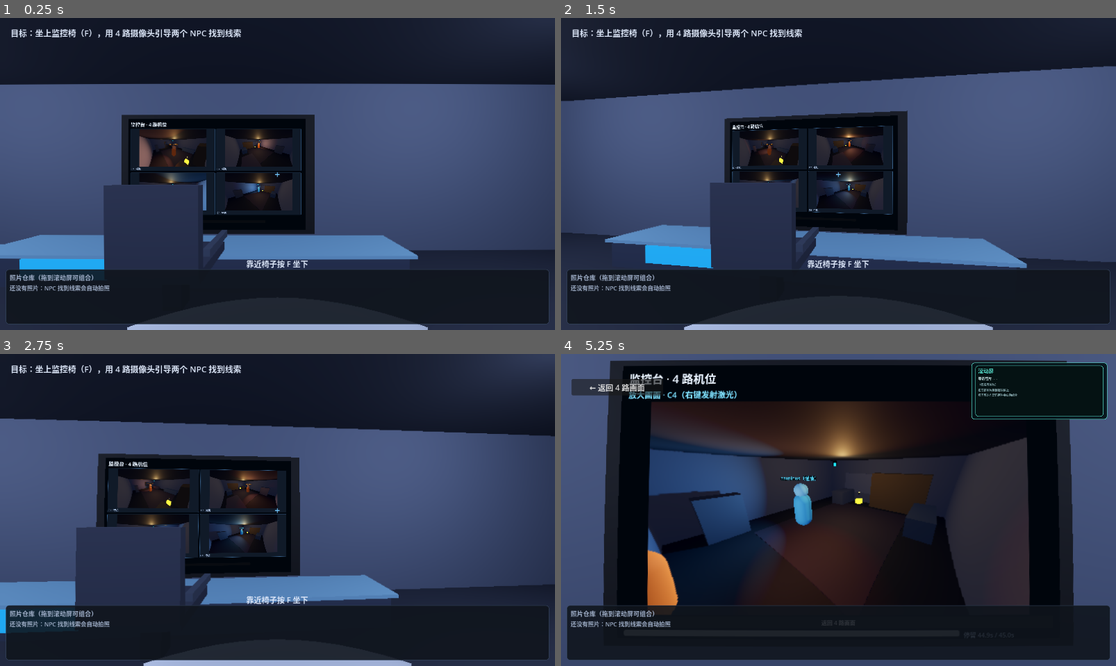
Above: before the commit, frames 1-4 (two rows, left to right).
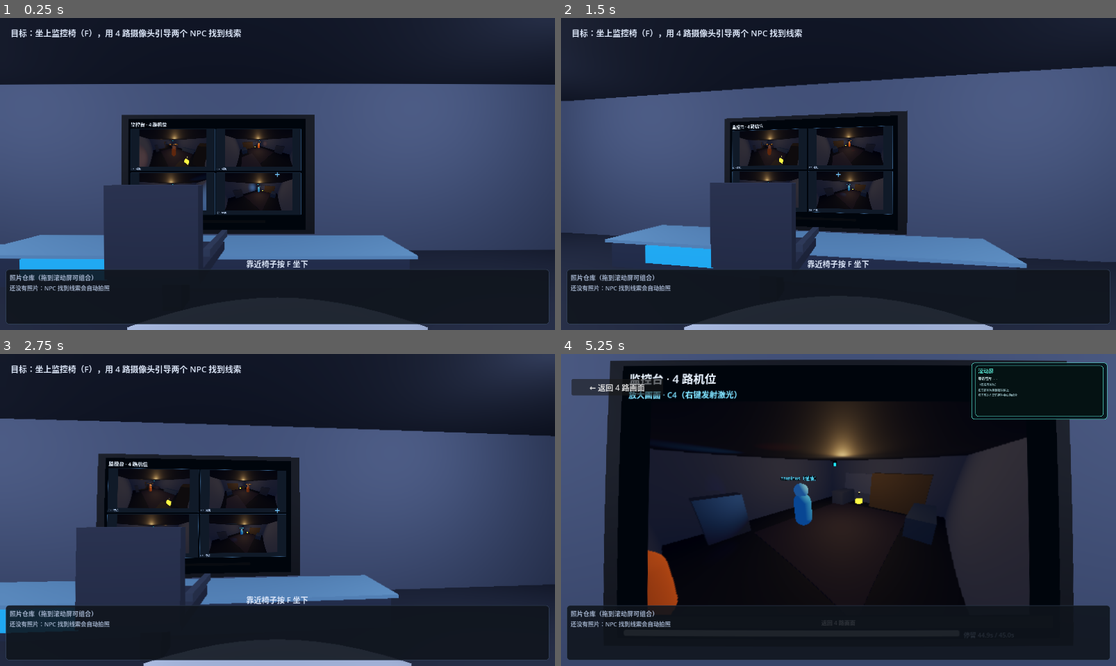
Above: after the commit, the same moments.

Repository: RequieMa/dual-faced-world
Game: Godot game, scene res://scenes/main.tscn
Same seed, same stepped clock (60 frames per second), same inputs: the game is played once before the commit and once after it.
Inputs (mouse positions are in pixels of both pictures, inside the frame that each line leads up to):
- Up to frame 1 (0.25 s): no input
- Up to frame 2 (1.5 s): tap Enter at 0.5 s; move the mouse to (866, 174) at 0.52 s; hold Up from 0.53 s (still down); tap 1 at 0.6 s; click (866, 174) at 0.67 s; tap Space at 0.77 s; move the mouse to (810, 174) at 1.27 s; tap 2 at 1.35 s
- Up to frame 3 (2.75 s): keep holding Up; tap Space at 1.52, 2 s; move the mouse to (288, 503) at 2.02 s; tap 3 at 2.1 s
- Up to frame 4 (5.25 s): tap Enter at 2.75 s; move the mouse to (832, 516) at 2.77 s; tap 4 at 2.85 s; click (832, 516) at 2.92 s; tap Space at 3.02, 3.5, 3.77, 4.52 s; move the mouse to (877, 513) at 3.52 s; tap 0 at 3.6 s; move the mouse to (794, 506) at 4.27 s; tap F at 4.35 s; move the mouse to (866, 510) at 5.02 s; release Up at 5.03 s; hold Down from 5.03 s (still down); tap G at 5.1 s; click (866, 510) at 5.17 s

The runs differ from the first frame. In frame 1, 0.9% of the frame differs, in the area x 25-50%, y 35-62%; in frame 2, 0.3%; in frame 3, 0.7%; in frame 4, 14%, in the area x 15-53%, y 15-81%.

Commit message:
fix: spotlight 缩小并让激光从可见相机模型出发

Diff:
--- a/scripts/room_demo/monitor_ui.gd
+++ b/scripts/room_demo/monitor_ui.gd
@@ -14,6 +14,8 @@
 const COLOR_TEXT := Color(0.86, 0.92, 1.0)
 const COLOR_MUTED := Color(0.58, 0.66, 0.8)
 const COLOR_ACCENT := Color(0.42, 0.82, 1.0)
+# 2D 激光线起点（相对放大画面）：0.5/0.5 = 画面中心 = 相机投影中心。
+const LASER_ORIGIN_UV := Vector2(0.5, 0.5)
 
 var _feeds: Array[Dictionary] = []
 var _feed_buttons: Dictionary = {}
@@ -253,7 +255,7 @@
 		return
 	if _laser_tween != null and _laser_tween.is_valid():
 		_laser_tween.kill()
-	_laser_line.points = PackedVector2Array([_big_feed.size * 0.5, local_point])
+	_laser_line.points = PackedVector2Array([_big_feed.size * LASER_ORIGIN_UV, local_point])
 	_laser_line.modulate.a = 1.0
 	_laser_line.visible = true
 	_laser_tween = create_tween()
--- a/scripts/room_demo/npc_actor.gd
+++ b/scripts/room_demo/npc_actor.gd
@@ -27,6 +27,9 @@
 const EYE_HEIGHT := 1.45
 const WALK_BOB_HEIGHT := 0.018
 const WALK_BOB_FREQ := 7.0
+# 只缩放 SpotLight 的照明范围/角度，不影响 vision_range / 视锥检测参数。
+const SPOT_RANGE_SCALE := 0.6
+const SPOT_ANGLE_SCALE := 0.6
 const LOOK_YAW_DEG := 24.0
 const LOOK_PITCH_DEG := 7.0
 
@@ -500,8 +503,8 @@
 	_spotlight.name = "VisionSpot"
 	_spotlight.light_color = body_color.lightened(0.25)
 	_spotlight.light_energy = 2.0
-	_spotlight.spot_range = vision_range
-	_spotlight.spot_angle = vision_half_angle * 2.0
+	_spotlight.spot_range = vision_range * SPOT_RANGE_SCALE
+	_spotlight.spot_angle = vision_half_angle * 2.0 * SPOT_ANGLE_SCALE
 	_spotlight.spot_angle_attenuation = 1.0
 	_spotlight.shadow_enabled = true
 	_spotlight.shadow_bias = 0.02
@@ -544,8 +547,8 @@
 func _update_vision_visual() -> void:
 	if _spotlight == null:
 		return
-	_spotlight.spot_range = vision_range
-	_spotlight.spot_angle = vision_half_angle * 2.0
+	_spotlight.spot_range = vision_range * SPOT_RANGE_SCALE
+	_spotlight.spot_angle = vision_half_angle * 2.0 * SPOT_ANGLE_SCALE
 	_vision_length = _first_visible_distance()
 	if _cone_visual != null and _cone_visual.mesh is CylinderMesh:
 		var cone_mesh := _cone_visual.mesh as CylinderMesh
--- a/scripts/room_demo/room_demo.gd
+++ b/scripts/room_demo/room_demo.gd
@@ -41,6 +41,8 @@
 const MONITOR_CENTER := Vector3(0, 1.55, -5.81)
 # monitor_viewport 是 1280×800（1.6），QuadMesh 必须保持同样比例，避免画面横向拉伸。
 const MONITOR_SIZE := Vector2(3.52, 2.2)
+# Camera3D 比可见相机模型前移一点，避免镜头被自己的模型挡住。
+const CAMERA_LENS_OFFSET := 0.35
 
 ## 观察室净高 3m；摄像头贴墙装在接近天花板的墙角（y≈2.72），
 ## 俯视房间中心/地面，而不是平视。两台面对面，画面里能看到对面的机位模型。
@@ -251,15 +253,18 @@
 	var camera: Camera3D = feed["camera"]
 	var viewport: SubViewport = feed["viewport"]
 	var screen_point := normalized * Vector2(viewport.size)
-	# screen point -> world：从当前机位相机位置出发，沿该屏幕点的投影方向。
-	var origin: Vector3 = camera.global_position
-	var direction: Vector3 = camera.project_ray_normal(screen_point).normalized()
-	var point := origin + direction * 14.0
-	var query := PhysicsRayQueryParameters3D.create(origin, origin + direction * 40.0)
+	# 先用 Camera3D 的 screen point 射线求准确命中点。
+	var ray_origin: Vector3 = camera.global_position
+	var ray_direction: Vector3 = camera.project_ray_normal(screen_point).normalized()
+	var point := ray_origin + ray_direction * 14.0
+	var query := PhysicsRayQueryParameters3D.create(ray_origin, ray_origin + ray_direction * 40.0)
 	query.collision_mask = 0xFFFFFFFF
 	var hit := get_world_3d().direct_space_state.intersect_ray(query)
 	if not hit.is_empty():
 		point = hit.position
+	# 世界光束从可见相机模型出发，而不是悬在镜头前方 CAMERA_LENS_OFFSET 米。
+	var origin: Vector3 = laser_start_position(camera)
+	var direction: Vector3 = (point - origin).normalized()
 	_spawn_beam(origin, point)
 	var accepted: Array[String] = []
 	for npc in npcs:
@@ -275,11 +280,18 @@
 	return last_laser
 
 
+## 激光世界线/光束的起点：可见相机模型的位置。
+## 想改射线起点，只改这个函数（返回 camera.global_position 就是投影相机位置）。
+func laser_start_position(camera: Camera3D) -> Vector3:
+	var forward := -camera.global_transform.basis.z.normalized()
+	return camera.global_position - forward * CAMERA_LENS_OFFSET
+
+
 func _spawn_beam(from: Vector3, to: Vector3) -> void:
 	var total := from.distance_to(to)
 	if total <= 0.05:
 		return
-	# 无厚度世界线：顶点严格是相机和命中点，避免体积光束在相机内糊屏/起点偏移。
+	# 无厚度世界线：顶点是相机模型和命中点，避免体积光束在相机内糊屏/起点偏移。
 	var line_mesh := ImmediateMesh.new()
 	var line_material := StandardMaterial3D.new()
 	line_material.shading_mode = BaseMaterial3D.SHADING_MODE_UNSHADED
@@ -288,6 +300,7 @@
 	line_material.emission = Color(1.0, 0.04, 0.01)
 	line_material.emission_energy_multiplier = 8.0
 	line_mesh.surface_begin(Mesh.PRIMITIVE_LINES, line_material)
+	# 世界线两个顶点：from 是相机模型起点，to 是命中点；不要再加偏移。
 	line_mesh.surface_add_vertex(from)
 	line_mesh.surface_add_vertex(to)
 	line_mesh.surface_end()
@@ -852,7 +865,7 @@
 		var position: Vector3 = def["pos"]
 		var look: Vector3 = def["look"]
 		# 机位稍微探出摄像头模型，避免画面里塞满自己的镜头；偏移不要太大，否则会失去高位俯拍角度。
-		camera.position = position + (look - position).normalized() * 0.35
+		camera.position = position + (look - position).normalized() * CAMERA_LENS_OFFSET
 		viewport.add_child(camera)
 		camera.look_at(look, Vector3.UP)
 		feeds.append({
--- a/tests/test_room_demo.gd
+++ b/tests/test_room_demo.gd
@@ -200,17 +200,20 @@
 	var c1_feed: Dictionary = demo._feed_by_id("C1")
 	var c1_camera: Camera3D = c1_feed["camera"]
 	var c1_viewport: SubViewport = c1_feed["viewport"]
-	_check("激光从当前机位相机出发",
-		(laser_result.get("origin", Vector3.INF) as Vector3).is_equal_approx(c1_camera.global_position))
+	var expected_origin: Vector3 = demo.laser_start_position(c1_camera)
+	_check("激光从可见相机模型出发",
+		(laser_result.get("origin", Vector3.INF) as Vector3).is_equal_approx(expected_origin))
 	var laser_beam := demo.get_node_or_null("LaserBeam") as MeshInstance3D
-	_check("激光世界线从相机起点显示",
-		laser_beam != null and (laser_beam.get_meta("from", Vector3.INF) as Vector3).is_equal_approx(c1_camera.global_position))
-	var expected_dir: Vector3 = c1_camera.project_ray_normal(click_uv * Vector2(c1_viewport.size)).normalized()
-	_check("激光方向来自屏幕点投影",
-		(laser_result.get("direction", Vector3.ZERO) as Vector3).dot(expected_dir) > 0.999)
+	_check("激光世界线从相机模型起点显示",
+		laser_beam != null and (laser_beam.get_meta("from", Vector3.INF) as Vector3).is_equal_approx(expected_origin))
+	var expected_ray: Vector3 = c1_camera.project_ray_normal(click_uv * Vector2(c1_viewport.size)).normalized()
+	var endpoint_ray: Vector3 = ((laser_result.get("point", Vector3.ZERO) as Vector3) - c1_camera.global_position).normalized()
+	_check("激光落点仍由 screen point 决定",
+		endpoint_ray.dot(expected_ray) > 0.999)
 	var laser_vec: Vector3 = (laser_result.get("point", Vector3.ZERO) as Vector3) - (laser_result.get("origin", Vector3.ZERO) as Vector3)
+	var expected_beam_dir: Vector3 = laser_vec.normalized()
 	_check("激光落点沿该屏幕方向",
-		laser_vec.length() > 0.1 and laser_vec.normalized().dot(expected_dir) > 0.999,
+		laser_vec.length() > 0.1 and laser_vec.normalized().dot(expected_beam_dir) > 0.999,
 		str(laser_vec))
 	demo.tick(999.0)
 	_check("停留超时后机位烧毁", demo.camera_session.is_burned("C1"))
--- a/tests/test_room_npc_behavior.gd
+++ b/tests/test_room_npc_behavior.gd
@@ -7,7 +7,7 @@
 
 const MAIN_SCENE := "res://scenes/main.tscn"
 const NPC_SCRIPT := "res://scripts/room_demo/npc_actor.gd"
-const EXPECTED_CHECKS := 37
+const EXPECTED_CHECKS := 38
 
 var _failures: Array[String] = []
 var _checks: int = 0
@@ -82,6 +82,9 @@
 	_check("视锥启用阴影（只照第一个面）", spot != null and spot.shadow_enabled)
 	_check("视锥距离不大", spot != null and spot.spot_range <= 6.6,
 		"" if spot == null else "range=%.2f" % spot.spot_range)
+	_check("SpotLight 明显小于探测范围",
+		spot != null and spot.spot_range < npc.vision_range * 0.7,
+		"" if spot == null else "spot=%.2f vision=%.2f" % [spot.spot_range, npc.vision_range])
 	_check("视锥角度不大", spot != null and spot.spot_angle <= 70.0,
 		"" if spot == null else "angle=%.1f" % spot.spot_angle)
 	_check("视锥不参与 GI", spot != null and is_equal_approx(spot.light_indirect_energy, 0.0))
